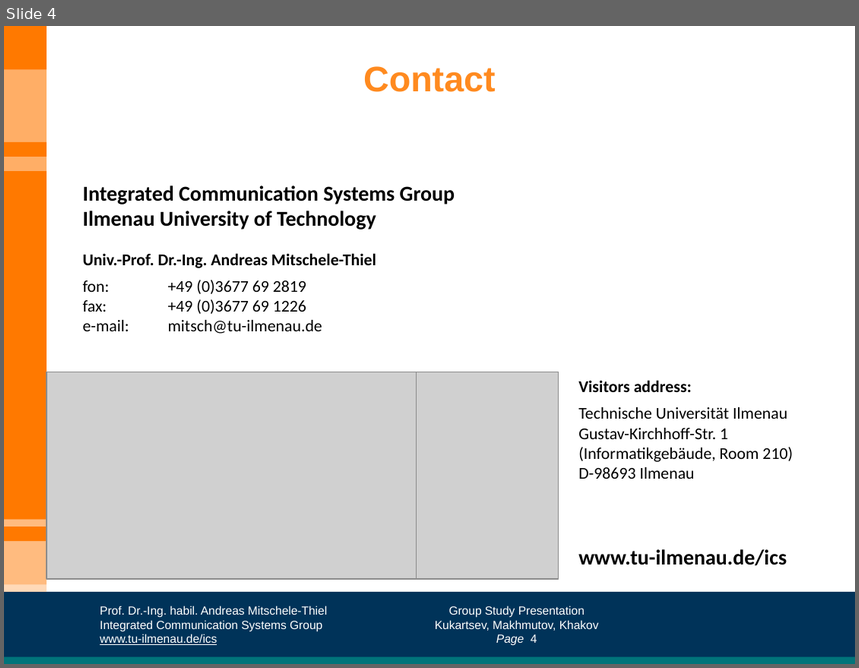
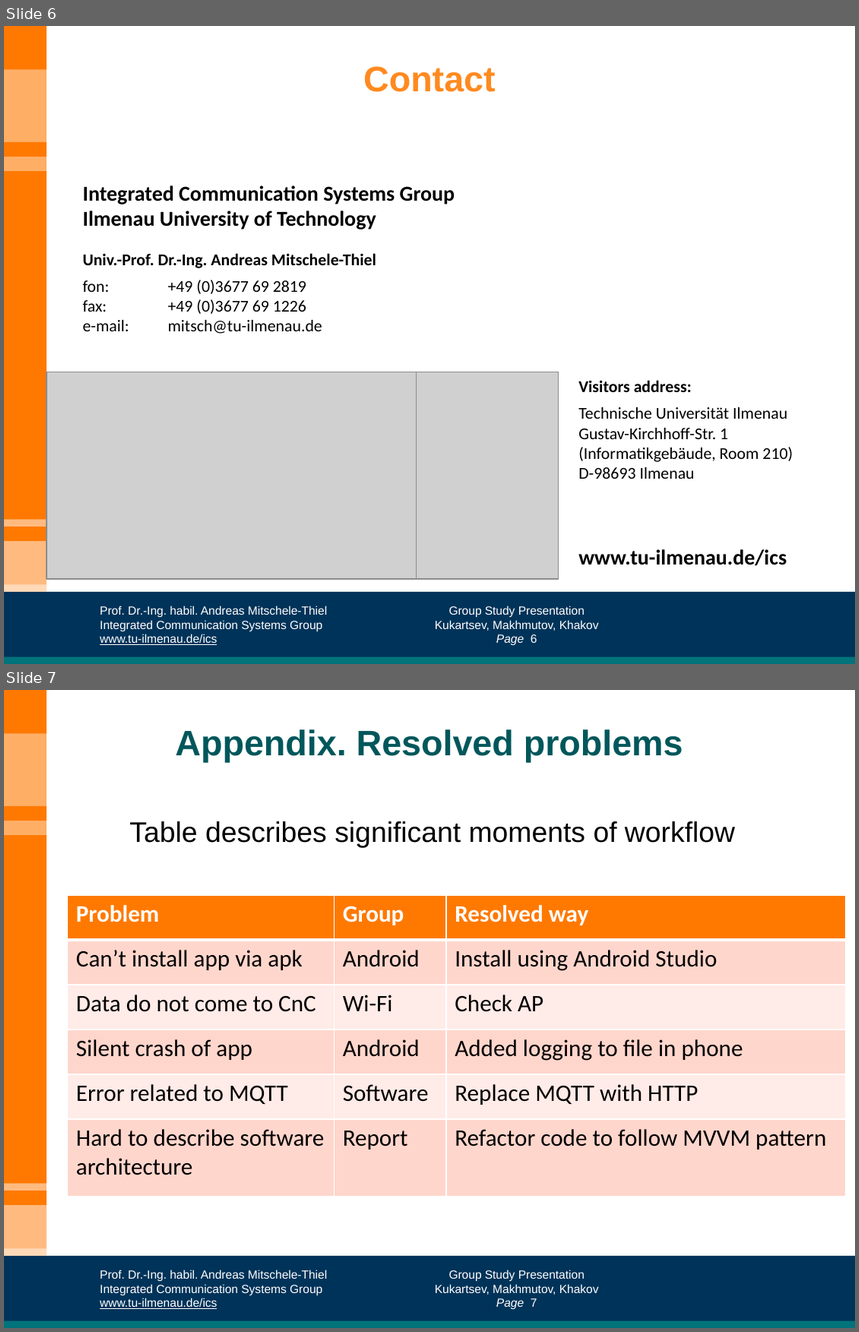
Before and after one commit to Kirkirillka/GPS_Tracker, a slide deck: docs/presentation/GroupStudy-presentation.pptx. Shown one above the other, each under a label of ours: slide 4 before the commit, slides 6 and 7 after it. The pictures are 859x668 and 859x1332 pixels, drawn with LibreOffice and Linux fonts; fonts in the diff are those of the drawing; grey boxes stand for pictures; background and template pictures are left out. Boxes give left, top, right and bottom in pixels: in the first picture for what was removed or moved away, otherwise in the second. Text is boxed around its words. In the diff, an @@ line names an element or a change of style, - is before the commit and + after.

```diff
--- a/docs/presentation/GroupStudy-presentation.pptx
+++ b/docs/presentation/GroupStudy-presentation.pptx
@@ slide 7 added at bbox=[4, 690, 855, 1328], background #FFFFFF; not listed: 13 template elements that a slide beside it also shows @@
@@ title added at bbox=[175, 730, 683, 762], 30 pt, text #00575C, bold @@
+Appendix. Resolved problems
@@ text added at bbox=[129, 821, 735, 847], 24 pt, text #000000 @@
+Table describes significant moments of workflow
@@ table added at bbox=[68, 895, 847, 1196], 6 rows, 3 columns @@
+Problem | Group | Resolved way
+Can’t install app via apk | Android | Install using Android Studio
+Data do not come to CnC | Wi-Fi | Check AP
+Silent crash of app | Android | Added logging to file in phone
+Error related to MQTT | Software | Replace MQTT with HTTP
+Hard to describe software architecture | Report | Refactor code to follow MVVM pattern
@@ what was slide 4 is now slide 6 @@
@@ text at bbox=[496, 635, 538, 646]: text changed @@
-Page 4
+Page 6
```
Also in this commit, not shown: 1 slide changed, 3 other slides added, 1 other file.
